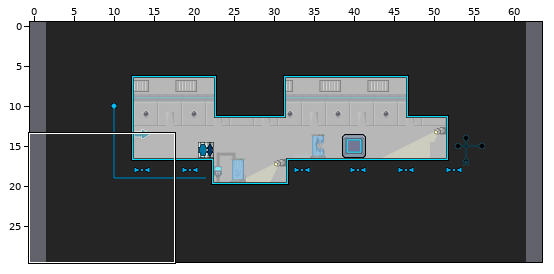
Tiled map -- map-src/NoobParadise_2.tmx. The first picture is a wide view before the edit; the outline marks the close-up.
Close-up. Before the commit:
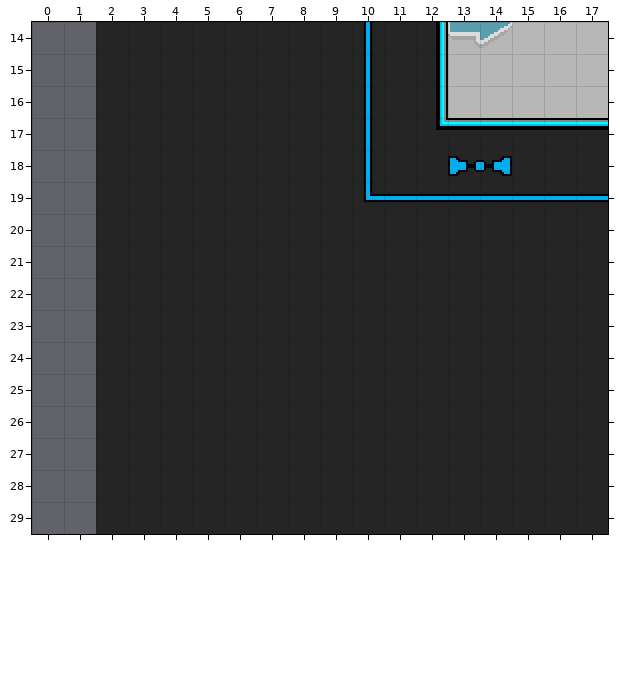
Cells are 16x16 px. Shown: x 0..17, y 14..29. The commit also changed other parts of the map, which this record leaves out. The old version is drawn lined up with the new one.
After:
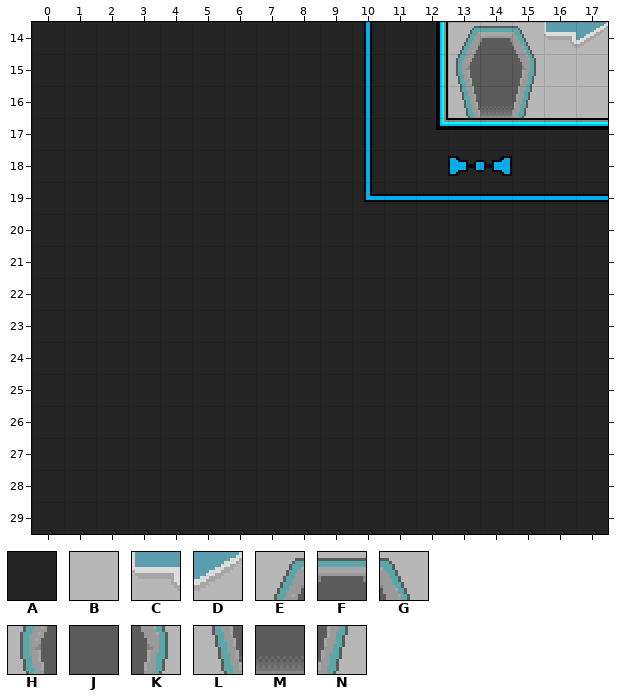
Key: from "main": A 3, B 232, C 252, D 253, E 320, F 321, G 322, H 345, J 346, K 347, L 370, M 371, N 372.
_ is an empty cell.
Edits made:
{"change": "map size 60x30 -> 64x30 cells (old content now starts at 2,0; both pictures use the new coordinates)"}
{"where": "layer \"Tile Layer 1\""}
{"y":14,"x":0,"old":"__","new":"AA"}
{"y":14,"x":13,"old":"CDBBB","new":"EFGCD"}
{"y":15,"x":0,"old":"__","new":"AA"}
{"y":15,"x":13,"old":"BBB","new":"HJK"}
{"y":16,"x":0,"old":"__","new":"AA"}
{"y":16,"x":13,"old":"BBB","new":"LMN"}
{"y":17,"x":0,"old":"__","new":"AA"}
{"y":18,"x":0,"old":"__","new":"AA"}
{"y":19,"x":0,"old":"__","new":"AA"}
{"y":20,"x":0,"old":"__","new":"AA"}
{"y":21,"x":0,"old":"__","new":"AA"}
{"y":22,"x":0,"old":"__","new":"AA"}
{"y":23,"x":0,"old":"__","new":"AA"}
{"y":24,"x":0,"old":"__","new":"AA"}
{"y":25,"x":0,"old":"__","new":"AA"}
{"y":26,"x":0,"old":"__","new":"AA"}
{"y":27,"x":0,"old":"__","new":"AA"}
{"y":28,"x":0,"old":"__","new":"AA"}
{"y":29,"x":0,"old":"__","new":"AA"}
{"label":"added","picture_box":[32,22,96,534]}
{"label":"changed","picture_box":[448,22,608,118]}
